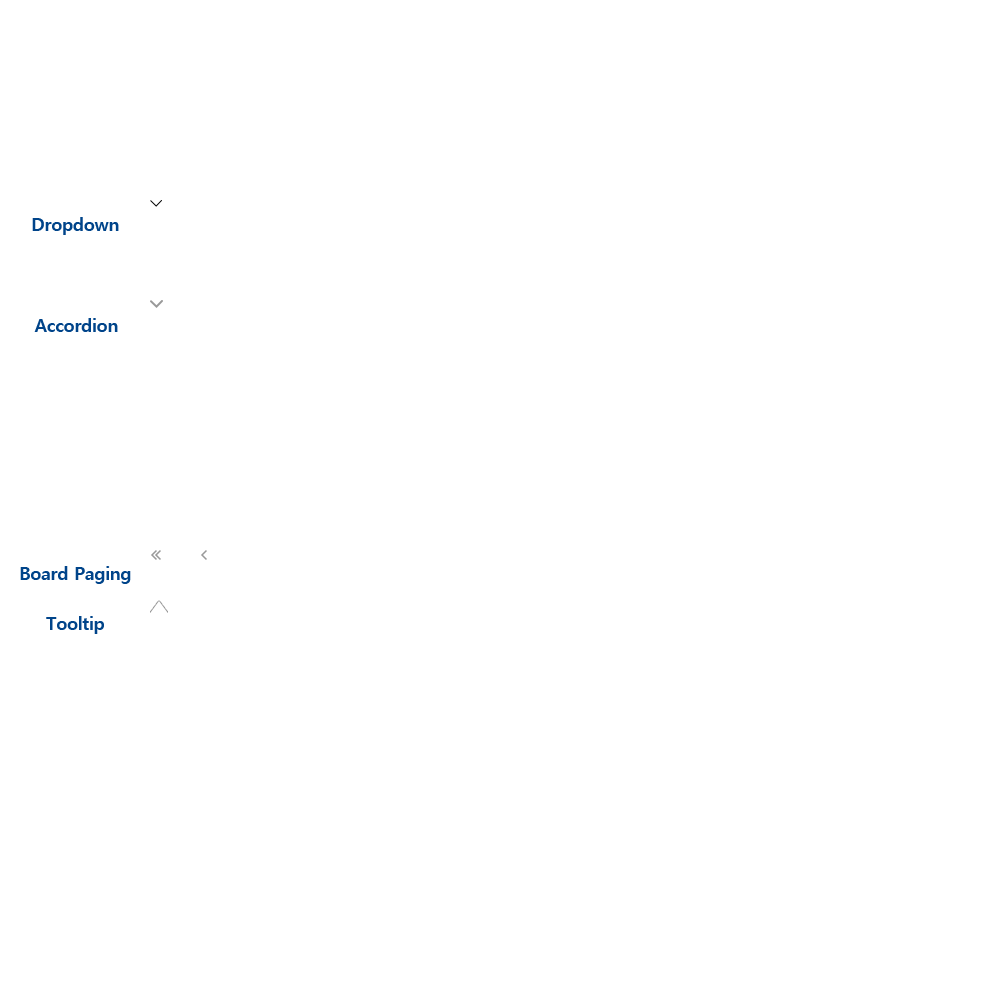
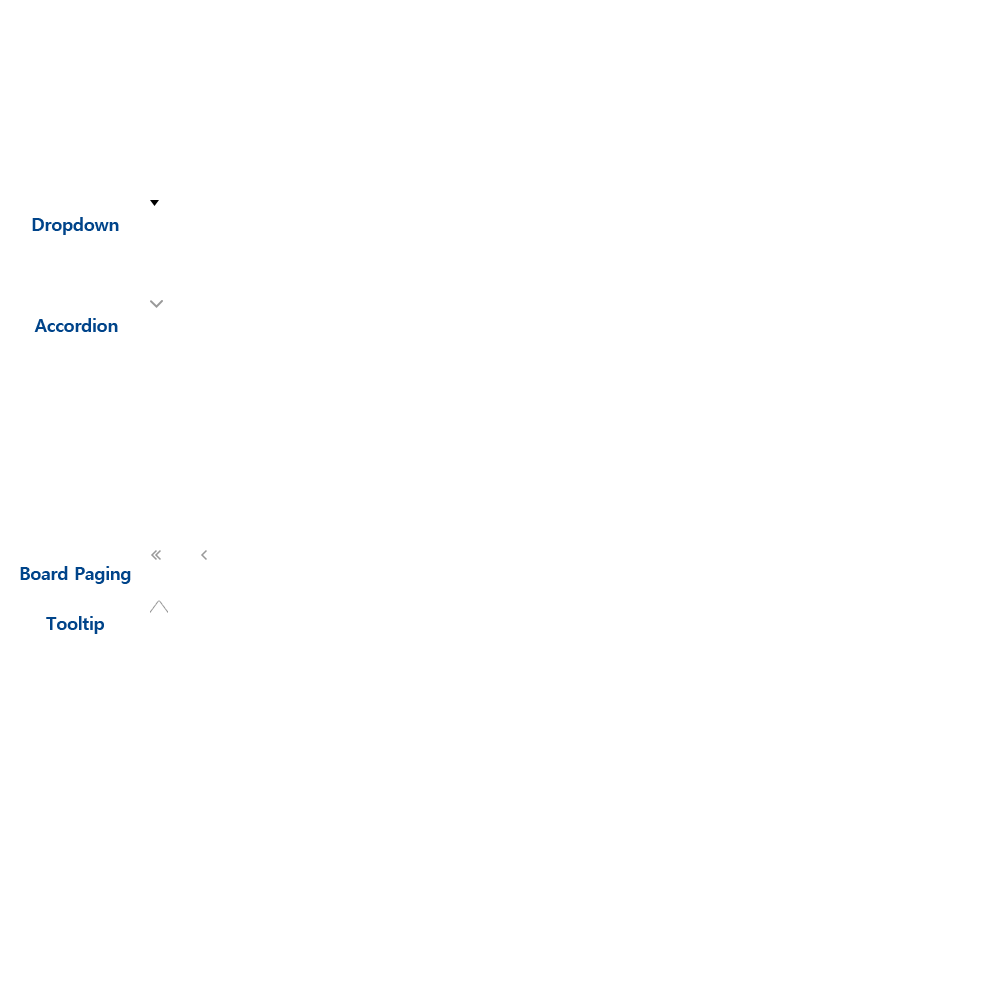
Before/after of a 1000px x 1000px layered artwork. What changed in the layer stack:
added layer "레이어 37" above "Board Paging" over [150, 200, 159, 206]
removed layer "레이어 20" from group "Dropdown" over [150, 200, 162, 207]
